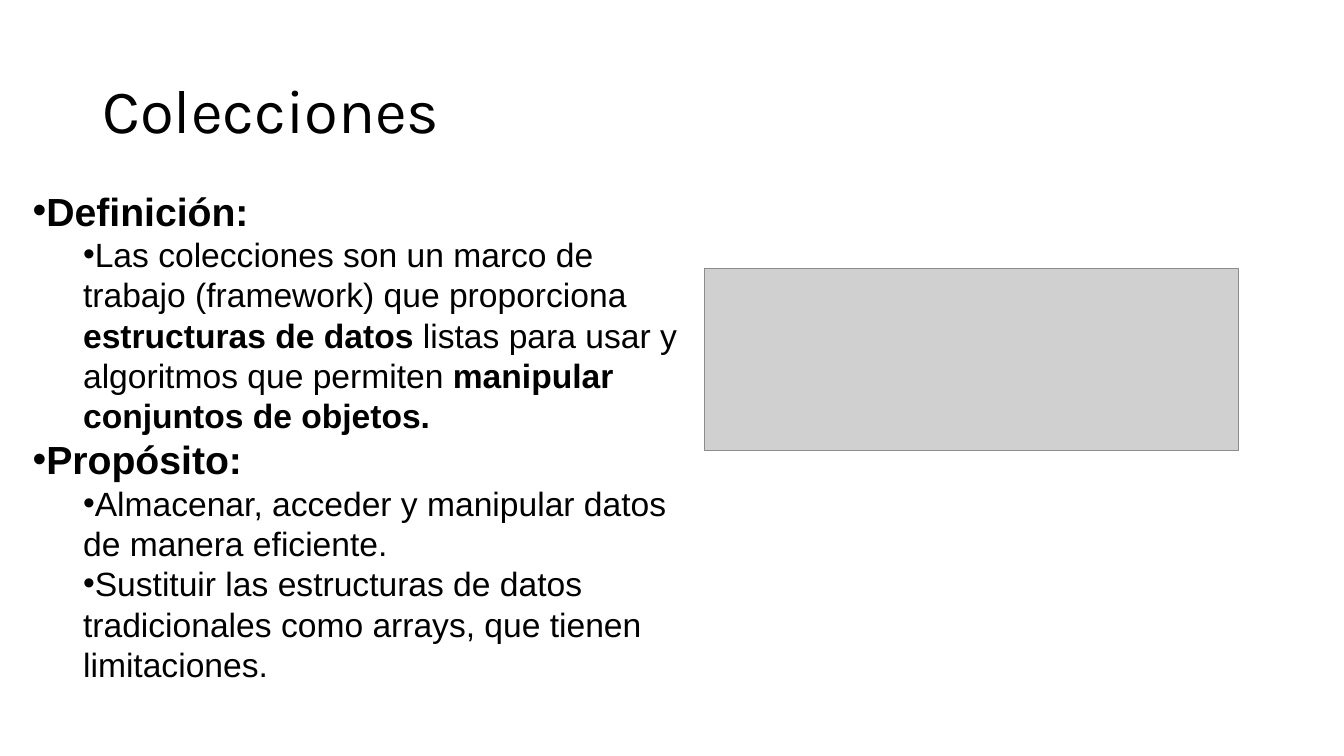
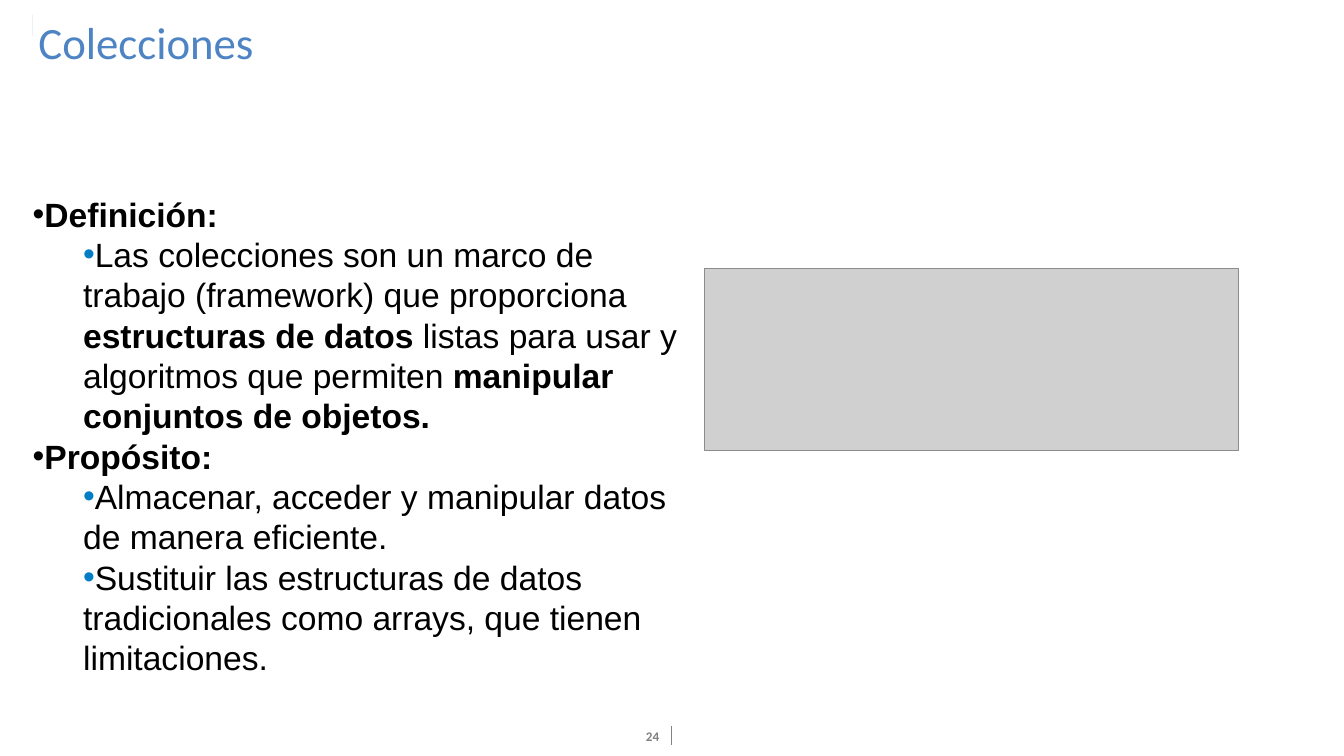
Before and after one commit to PelaezFrancisco/Presentacion_Java, a slide deck: slide 24 of Digital_Essentials-Java.pptx (slide 17 before the commit). Drawn at 1344x756 pixels with LibreOffice and Linux fonts; fonts in the diff are those of the drawing; grey boxes stand for pictures; background and template pictures are left out. Boxes give left, top, right and bottom in pixels: in the first picture for what was removed or moved away, otherwise in the second. Text is boxed around its words. In the diff, an @@ line names an element or a change of style, - is before the commit and + after.

```diff
--- a/Digital_Essentials-Java.pptx
+++ b/Digital_Essentials-Java.pptx
@@ rectangle added at <box>1,9,32,68</box>, fill #FFFFFF @@
@@ rectangle added at <box>10,15,32,36</box>, fill #4E84C4 @@
@@ title "Colecciones": place and size @@
-title "Colecciones" at <box>102,90,439,134</box>
+title "Colecciones" at <box>38,28,253,60</box>
@@ title "Colecciones" at <box>38,28,253,60</box>: size 44 to 32 pt, font Karla to Calibri, text colour #000000 to #4E84C4; vertical alignment middle to top @@
@@ text "Definición:" at <box>44,202,677,671</box>: size 28 to 24 pt in "Definición:", "Propósito:" @@
@@ page number added at <box>646,732,659,741</box>, 9.3 pt, text #808080, bold @@
+24
@@ line added from (671, 727) to (671, 745), #808285 0.5 pt @@
```
Also in this commit, not shown: 34 other slides changed, 9 slides added.
